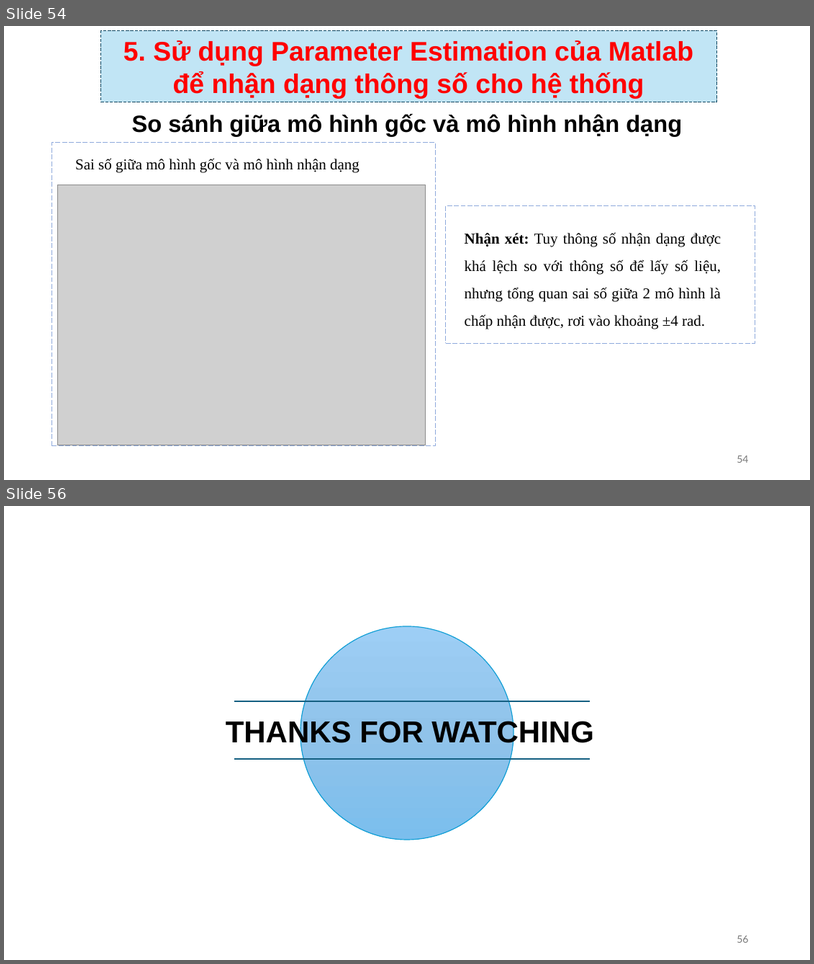
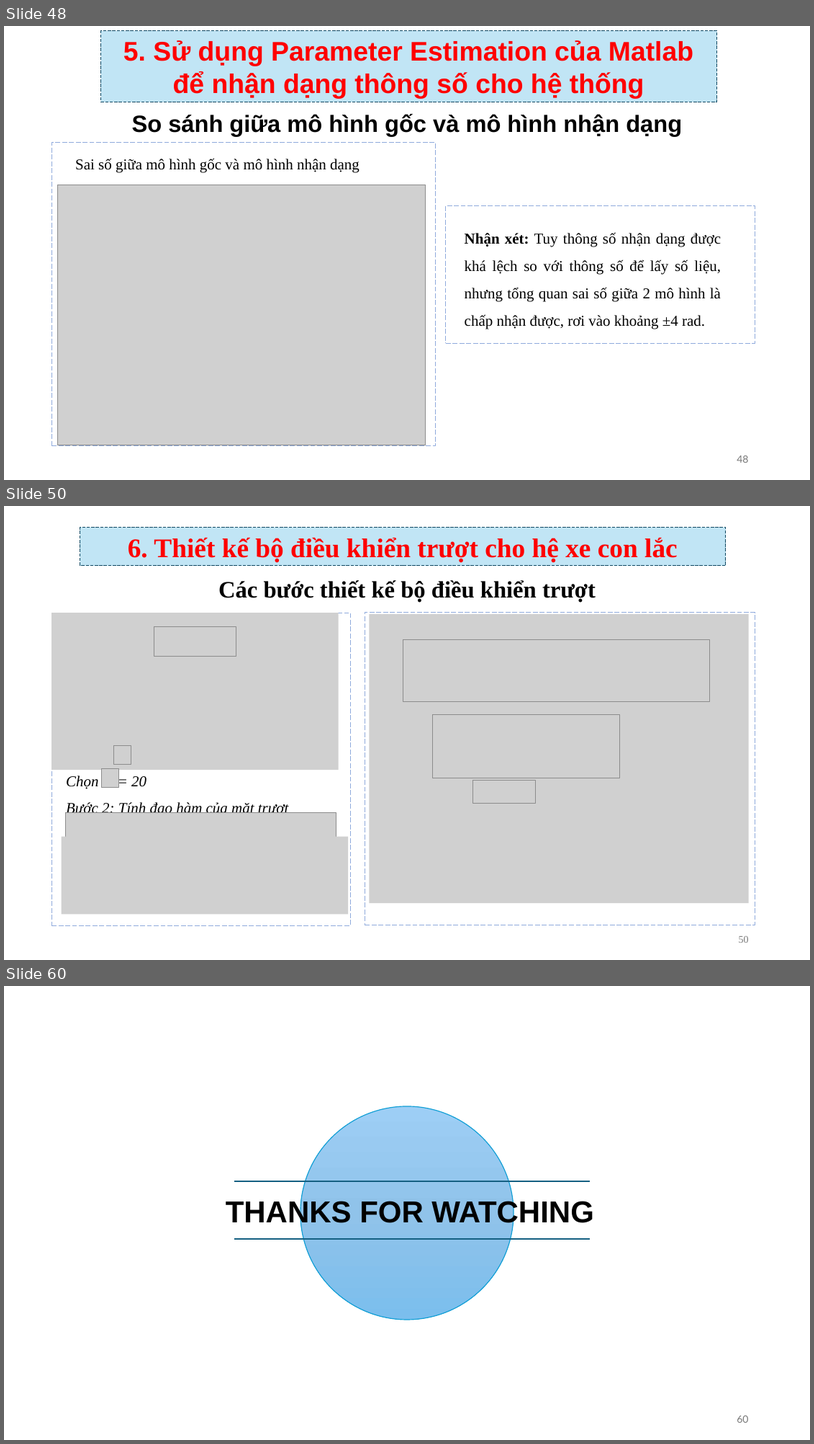
Before and after one commit to TIENPHAT2003/STM32, a slide deck: BaoCaoNhanDang.pptx. Shown one above the other, each under a label of ours: slides 54 and 56 before the commit, slides 48, 50 and 60 after it; the slides between them are not shown. The pictures are 814x964 and 814x1444 pixels, drawn with LibreOffice and Linux fonts; fonts in the diff are those of the drawing; grey boxes stand for pictures; background and template pictures are left out. Boxes give left, top, right and bottom in pixels: in the first picture for what was removed or moved away, otherwise in the second. Text is boxed around its words. In the diff, an @@ line names an element or a change of style, - is before the commit and + after.

```diff
--- a/BaoCaoNhanDang.pptx
+++ b/BaoCaoNhanDang.pptx
@@ slide 50 added at box(4, 506, 810, 960), background #FFFFFF @@
@@ rectangle added at box(80, 527, 726, 566), fill #C1E5F5, outline #104862 0.75 pt dashed, 32 pt, text #FF0000, bold @@
+6. Thiết kế bộ điều khiển trượt cho hệ xe con lắc
@@ text added at box(219, 580, 596, 602), 28 pt, text #000000, bold @@
+Các bước thiết kế bộ điều khiển trượt
@@ freeform shape added at box(52, 613, 350, 925), outline #8FAADC 0.75 pt dashed @@
@@ picture added at box(52, 613, 339, 770) @@
@@ freeform shape added at box(365, 613, 756, 925), outline #8FAADC 0.75 pt dashed @@
@@ picture added at box(154, 627, 237, 656) @@
@@ picture added at box(369, 614, 749, 903) @@
@@ picture added at box(404, 640, 710, 701) @@
@@ picture added at box(433, 714, 620, 778) @@
@@ picture added at box(114, 746, 131, 764) @@
@@ text added at box(66, 775, 288, 816), 18 pt, text #000000, italic @@
+Chọn = 20
+Bước 2: Tính đạo hàm của mặt trượt
@@ picture added at box(101, 769, 119, 788) @@
@@ picture added at box(473, 780, 536, 803) @@
@@ picture added at box(66, 813, 336, 841) @@
@@ picture added at box(62, 836, 348, 914) @@
@@ page number added at box(739, 936, 749, 942), 12 pt, text #797979 @@
+50
@@ what was slide 54 is now slide 48 @@
@@ page number at box(737, 455, 748, 462): text changed @@
-54
+48
@@ what was slide 56 is now slide 60 @@
@@ page number at box(737, 1415, 748, 1422): text changed @@
-56
+60
```
Also in this commit, not shown: 8 slides changed, 9 other slides added, 6 slides removed, 13 other files.
